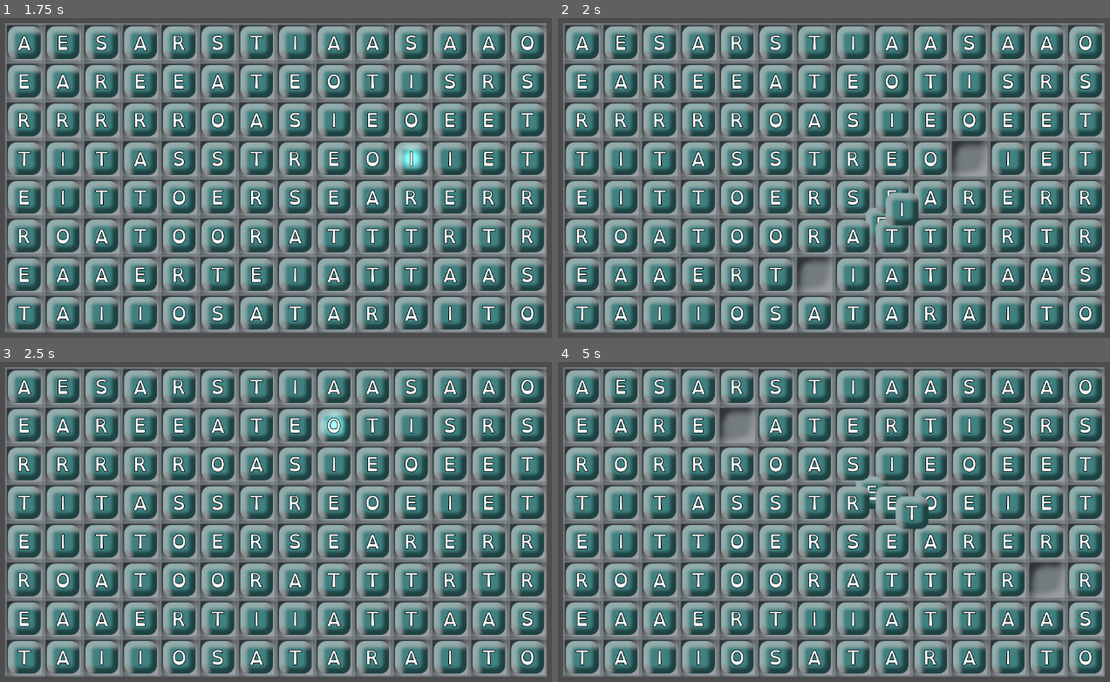
Above: before the commit, frames 1-4 (two rows, left to right).
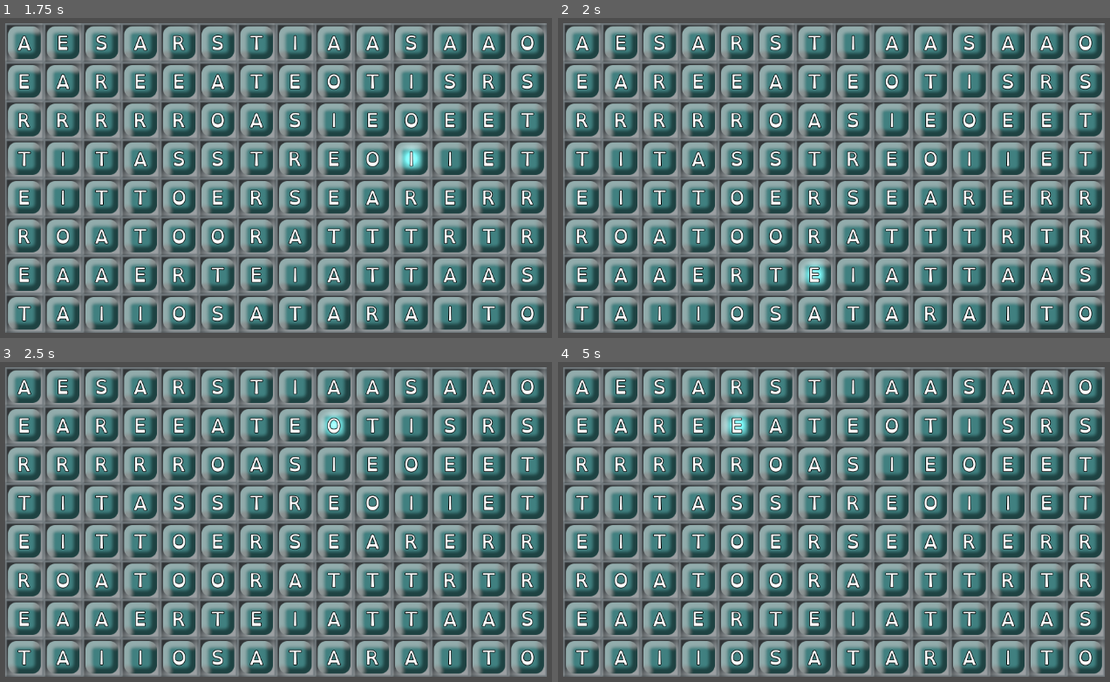
Above: after the commit, the same moments.

Repository: flashguardian13/bescrabbled
Game: Godot game, scene res://scenes/game.tscn
The game is run twice, just before and just after one commit, with the same random seed, the same clock (stepped at 60 frames per second) and the same inputs.
Inputs (mouse positions are in pixels of both pictures, inside the frame that each line leads up to):
- Up to frame 1 (1.75 s): tap Enter at 0.5 s; move the mouse to (430, 158) at 0.52 s; click (430, 158) at 0.67 s; tap Space at 1.25 s; drag from (138, 197) to (242, 254) at 1.27 s
- Up to frame 2 (2 s): no input
- Up to frame 3 (2.5 s): move the mouse to (347, 435) at 2.02 s; click (347, 435) at 2.17 s
- Up to frame 4 (5 s): tap Enter at 2.75 s; drag from (800, 598) to (624, 464) at 2.77 s; move the mouse to (1043, 579) at 3.52 s; click (1043, 579) at 3.67 s; tap Space at 4.25 s; drag from (624, 464) to (729, 422) at 4.27 s

Frame 1 is identical in both runs. In frame 2, 1.8% of the frame differs, in the area x 43-78%, y 38-86%; in frame 3, 0.2%; in frame 4, 2.1%, in the area x 10-92%, y 14-83%.

Commit message:
improved word detection; better word list

Diff:
--- a/scenes/game_board.gd
+++ b/scenes/game_board.gd
@@ -4,6 +4,8 @@
 
 const TILE_SOURCE_ID:int = 0
 const TILE_ATLAS_COORDS:Vector2i = Vector2i(0, 0)
+
+const MINIMUM_WORD_LENGTH:int = 3
 
 @onready var game_piece_scene:PackedScene = preload("res://scenes/game_piece.tscn")
 
@@ -32,6 +34,11 @@
 var available_letters:Array = ["A", "E", "I", "O", "R", "S", "T"]
 
 # ================================================================
+
+func _ready() -> void:
+	pass
+
+# ================================================================
 # Game Board and Piece Management
 
 func set_size(width:int, height:int) -> void:
@@ -102,16 +109,22 @@
 	mouse_up_map_position = Vector2i.MIN
 
 func _on_mouse_click(map_position:Vector2i) -> void:
-	print("Mouse clicked at %s" % [mouse_up_map_position])
+	# Select if none selected
+	if selected_piece_map_position == Vector2i.MIN:
+		selected_piece_map_position = map_position
+		return
+	# Clicking again deselects
 	if selected_piece_map_position == map_position:
 		selected_piece_map_position = Vector2i.MIN
-	else:
-		if selected_piece_map_position == Vector2i.MIN:
-			selected_piece_map_position = map_position
-		else:
-			var from_pos:Vector2i = selected_piece_map_position
-			selected_piece_map_position = Vector2i.MIN
-			swap(from_pos, map_position)
+		return
+	# Change selection if clicked cell is diagonal or not touching.
+	if (map_position - selected_piece_map_position).length_squared() != 1:
+		selected_piece_map_position = map_position
+		return
+	# Swap!
+	var from_pos:Vector2i = selected_piece_map_position
+	selected_piece_map_position = Vector2i.MIN
+	swap(from_pos, map_position)
 
 func _on_mouse_drag(start_map_position:Vector2i, end_map_position:Vector2i) -> void:
 	# Treat a zero-distance drag as a click.
@@ -121,6 +134,7 @@
 	# Ignore drags to cells that are diagonal or not touching.
 	if (end_map_position - start_map_position).length_squared() != 1:
 		return
+	# Swap!
 	selected_piece_map_position = Vector2i.MIN
 	swap(start_map_position, end_map_position)
 
@@ -134,13 +148,79 @@
 	game_pieces[end_index] = buffer
 	check_for_words()
 
+# Checks for word matches horizontally and vertically.
+# A word that is fully contained by another (larger) word will be ignored.
+# Words that partially overlap will both count.
 func check_for_words() -> void:
+	var horizontal_words:Array[Dictionary] = []
 	for y in board_height:
-		var row:String = ""
-		for x in board_width:
-			row += game_pieces[map_to_index(Vector2i(x, y))].letter
-		for start_x in board_width - 2:
-			for len in range(board_width - start_x, 2, -1):
-				var word:String = row.substr(start_x, len)
-				if Words.is_word(word):
-					print("Found word '%s' between %s and %s!" % [word, Vector2i(start_x, y), Vector2i(start_x + len - 1, y)])
+		horizontal_words.append_array(_check_for_words_in_row(y))
+	var vertical_words:Array[Dictionary] = []
+	for x in board_width:
+		vertical_words.append_array(_check_for_words_in_column(x))
+	if horizontal_words.is_empty() && vertical_words.is_empty():
+		return
+	print("Found %s words." % [horizontal_words.size() + vertical_words.size()])
+
+func _check_for_words_in_row(y:int) -> Array[Dictionary]:
+	var words:Array[Dictionary] = []
+	# Capture the entire line's contents as a string. We will examine substrings of this string.
+	var line:String = ""
+	for x in board_width:
+		line += game_pieces[map_to_index(Vector2i(x, y))].letter
+	# Look for words. Start big, then look small
+	# For board width 10 and word length 3, this is (0..7)
+	for start in line.length() - (MINIMUM_WORD_LENGTH - 1):
+		# For board width 10 and word length 3, this goes from (10..3) to (3..3)
+		for word_length in range(line.length() - start, (MINIMUM_WORD_LENGTH - 1), -1):
+			var row_slice:String = line.substr(start, word_length)
+			# Ignore if not a word.
+			if !Words.is_word(row_slice):
+				continue
+			# Ignore if word is contained within an existing word.
+			var containing_index:int = words.find_custom(
+				func(it): return range_contains_range(it[&"start"].x, it[&"length"], start, word_length)
+			)
+			if containing_index >= 0:
+				continue
+			# New word found!
+			print("Found word '%s' between %s and %s!" % [
+				row_slice, Vector2i(start, y), Vector2i(start + word_length - 1, y)
+			])
+			words.push_back({
+				&"word": row_slice, &"start": Vector2i(start, y), &"length": word_length
+			})
+			break
+	return words
+
+func _check_for_words_in_column(x:int) -> Array[Dictionary]:
+	var words:Array[Dictionary] = []
+	# Capture the entire line's contents as a string. We will examine substrings of this string.
+	var line:String = ""
+	for y in board_height:
+		line += game_pieces[map_to_index(Vector2i(x, y))].letter
+	# Look for words. Start big, then look small
+	for start in line.length() - (MINIMUM_WORD_LENGTH - 1):
+		for word_length in range(line.length() - start, (MINIMUM_WORD_LENGTH - 1), -1):
+			var row_slice:String = line.substr(start, word_length)
+			# Ignore if not a word.
+			if !Words.is_word(row_slice):
+				continue
+			# Ignore if word is contained within an existing word.
+			var containing_index:int = words.find_custom(
+				func(it): return range_contains_range(it[&"start"].y, it[&"length"], start, word_length)
+			)
+			if containing_index >= 0:
+				continue
+			# New word found!
+			print("Found word '%s' between %s and %s!" % [
+				row_slice, Vector2i(x, start), Vector2i(x, start + word_length - 1)
+			])
+			words.push_back({
+				&"word": row_slice, &"start": Vector2i(x, start), &"length": word_length
+			})
+			break
+	return words
+
+func range_contains_range(a0:int, al:int, b0:int, bl:int) -> bool:
+	return a0 <= b0 && (b0 + bl) <= (a0 + al)
--- a/singletons/words.gd
+++ b/singletons/words.gd
@@ -1,6 +1,6 @@
 extends Node
 
-const WORDS_PATH:String = "res://data/scrabble_words.txt"
+const WORDS_PATH:String = "res://data/12dicts-6.0.2/International/3of6game.txt"
 
 var word_tree:Dictionary[StringName, Array]
 
Not shown, added: data/12dicts-6.0.2/International/3of6game.txt
